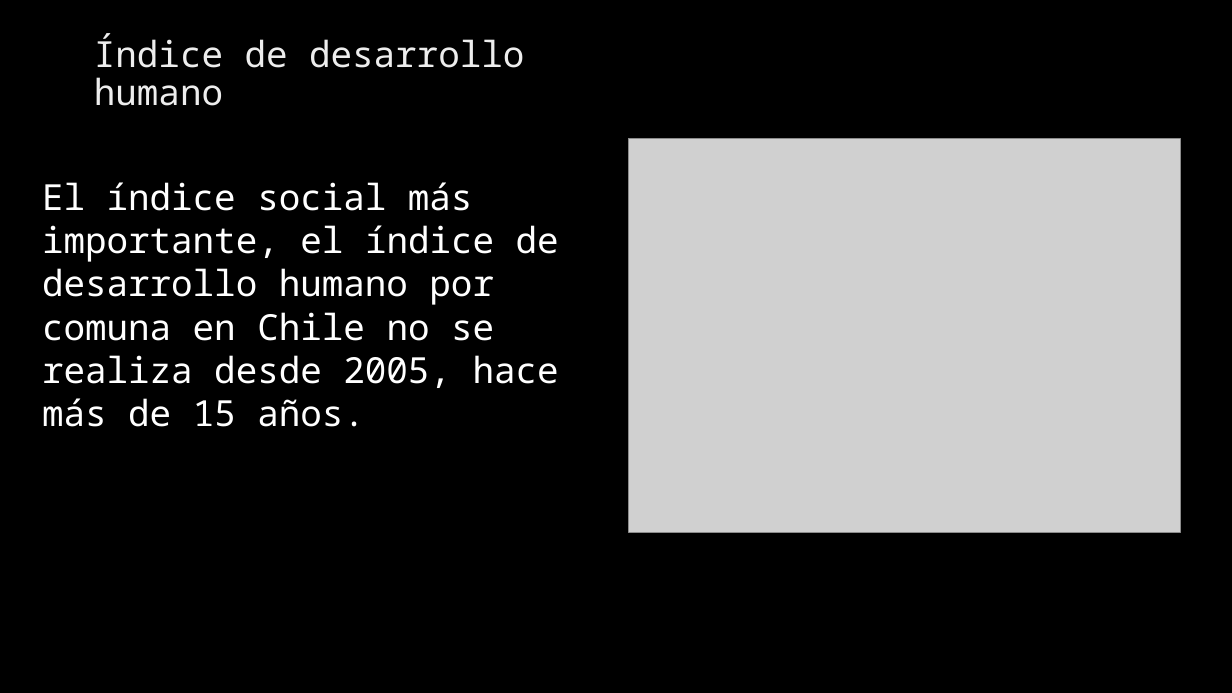
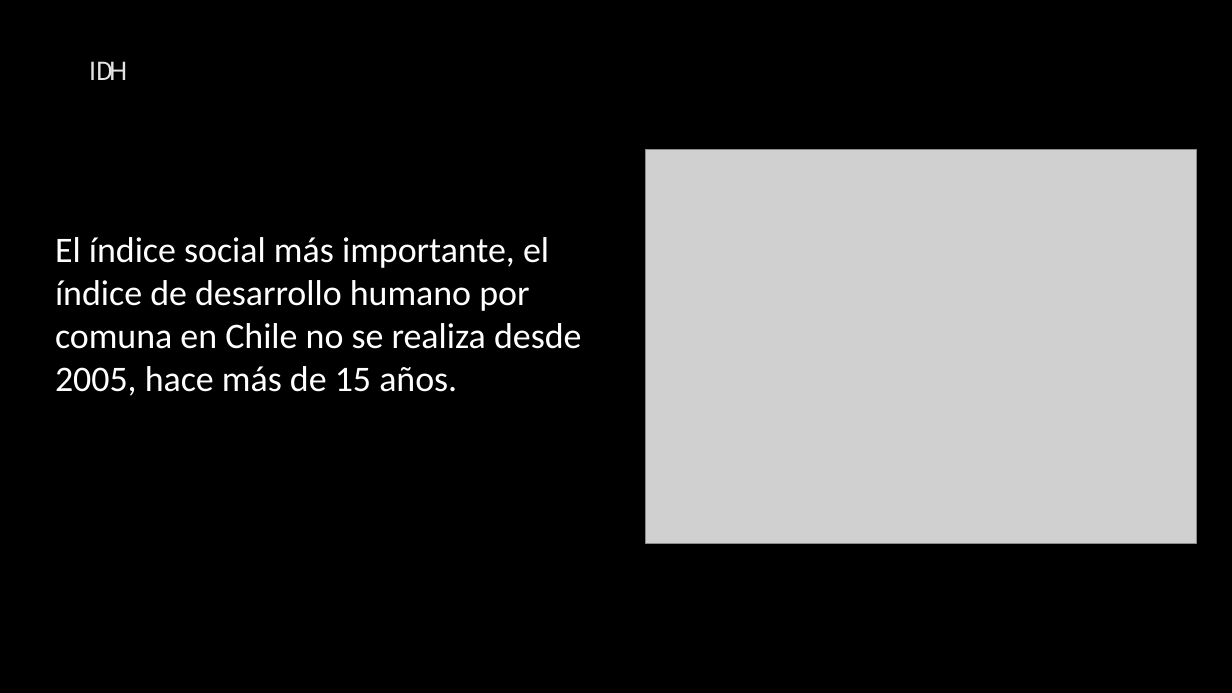
Before and after one commit to Sud-Austral/ds_indices, a slide deck: slide 13 of indices.pptx (slide 12 before the commit). Drawn at 1232x693 pixels with LibreOffice and Linux fonts; fonts in the diff are those of the drawing; grey boxes stand for pictures; background and template pictures are left out. Boxes give left, top, right and bottom in pixels: in the first picture for what was removed or moved away, otherwise in the second. Text is boxed around its words. In the diff, an @@ line names an element or a change of style, - is before the commit and + after.

```diff
--- a/indices.pptx
+++ b/indices.pptx
@@ title removed at [94,33,524,106] @@
-Índice de desarrollo humano
@@ text added at [89,61,127,80], 20 pt, text gradient #969696 to #E3E3E3 to #FFFFFF @@
+IDH
@@ picture: place and size @@
-picture at [629,139,1181,532]
+picture at [645,150,1197,543]
@@ text "El índice social más importante, ...": place and size @@
-text "El índice social más importante, ..." at [42,182,559,427]
+text "El índice social más importante, ..." at [55,237,581,396]
@@ text "El índice social más importante, ..." at [55,237,581,396]: font Noto Sans Mono to Calibri @@
```
Also in this commit, not shown: 33 other slides changed, 1 slide added, 1 slide removed.
